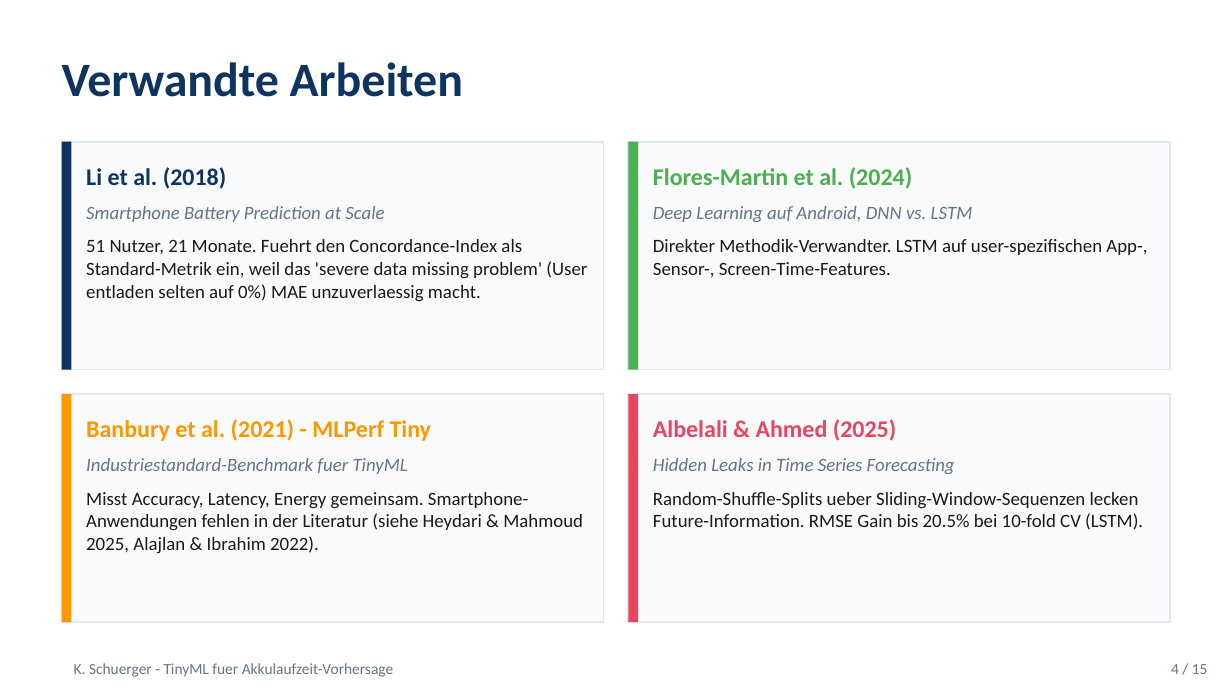
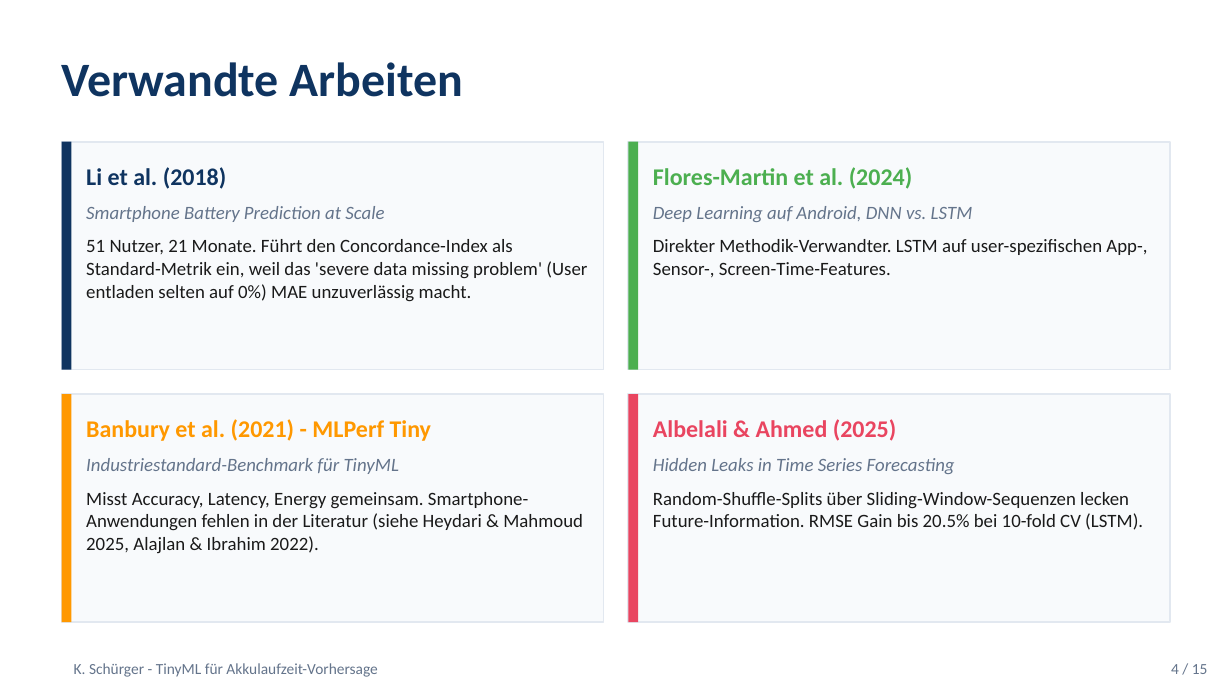
Before and after one commit to Keno-fsdf/HandyUsageRepo, a slide deck: slide 4 of paper/Paper_Verteidigung.pptx. Drawn at 1232x693 pixels with LibreOffice and Linux fonts; fonts in the diff are those of the drawing. Boxes give left, top, right and bottom in pixels: in the first picture for what was removed or moved away, otherwise in the second. Text is boxed around its words. In the diff, an @@ line names an element or a change of style, - is before the commit and + after.

```diff
--- a/paper/Paper_Verteidigung.pptx
+++ b/paper/Paper_Verteidigung.pptx
@@ text at [86,239,587,302]: text changed @@
-51 Nutzer, 21 Monate. Fuehrt den Concordance-Index als Standard-Metrik ein, weil das 'severe data missing problem' (User entladen selten auf 0%) MAE unzuverlaessig macht.
+51 Nutzer, 21 Monate. Führt den Concordance-Index als Standard-Metrik ein, weil das 'severe data missing problem' (User entladen selten auf 0%) MAE unzuverlässig macht.
@@ text at [86,458,399,474]: text changed @@
-Industriestandard-Benchmark fuer TinyML
+Industriestandard-Benchmark für TinyML
@@ text at [653,492,1143,530]: text changed @@
-Random-Shuffle-Splits ueber Sliding-Window-Sequenzen lecken Future-Information. RMSE Gain bis 20.5% bei 10-fold CV (LSTM).
+Random-Shuffle-Splits über Sliding-Window-Sequenzen lecken Future-Information. RMSE Gain bis 20.5% bei 10-fold CV (LSTM).
@@ text at [74,663,377,677]: text changed @@
-K. Schuerger - TinyML fuer Akkulaufzeit-Vorhersage
+K. Schürger - TinyML für Akkulaufzeit-Vorhersage
```
Also in this commit, not shown: 14 other slides changed, 1 other file.
